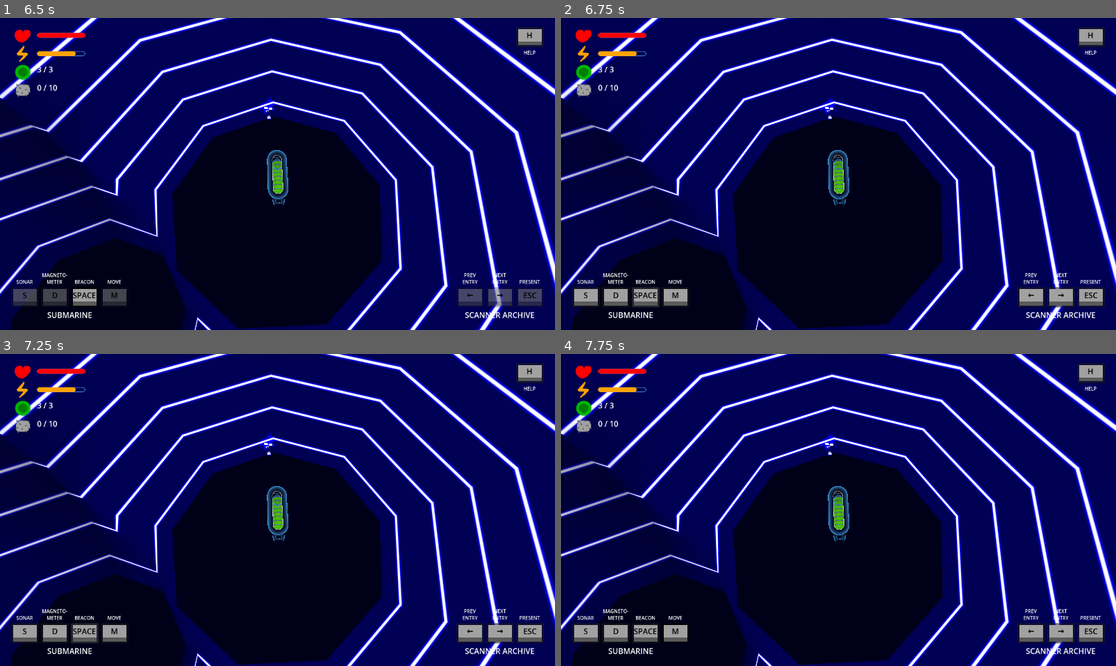
Above: before the commit, frames 1-4 (two rows, left to right).
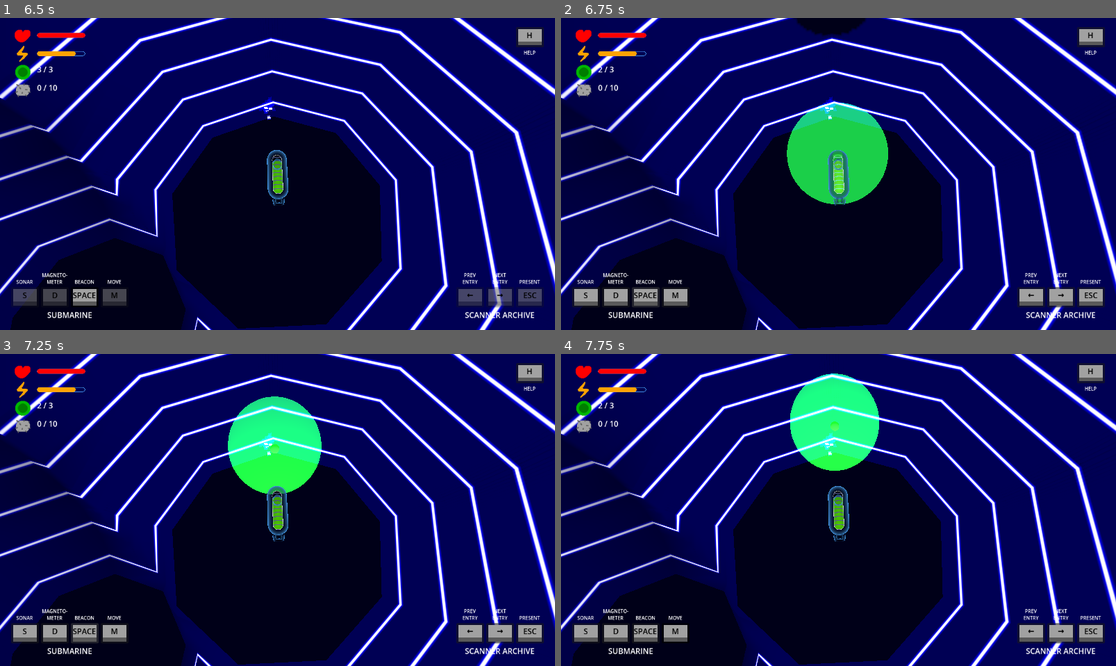
Above: after the commit, the same moments.

Repository: squirrelsoftcompany/LD57
Game: Godot game, scene res://Scenes/test_scene.tscn
The game is run twice, just before and just after one commit, with the same random seed, the same clock (stepped at 60 frames per second) and the same inputs.
Inputs (mouse positions are in pixels of both pictures, inside the frame that each line leads up to):
- Up to frame 1 (6.5 s): click "H" at 0.5 s; click "H" at 1.25 s; click "H" at 2 s; click "S" at 2.75 s; tap Enter at 3.5 s; drag from (61, 71) to (333, 105) at 3.52 s; drag from (61, 89) to (249, 236) at 4.27 s; click "D" at 5 s; click "SPACE" at 5.75 s
- Up to frame 2 (6.75 s): click "SPACE" at 6.5 s
- Up to frame 3 (7.25 s): no input
- Up to frame 4 (7.75 s): click "M" at 7.25 s

Frame 1 is identical in both runs. In frame 2, 5.1% of the frame differs, in the area x 6-59%, y 0-60%; in frame 3, 4.0%; in frame 4, 3.8%.

Commit message:
Fix beacon launch

Diff:
--- a/Scripts/player.gd
+++ b/Scripts/player.gd
@@ -60,7 +60,7 @@
 	_moving_sound.play()
 
 func _process(_delta: float) -> void:
-	if Input.is_action_pressed("mi_launch"):
+	if GlobalEventHolder._asking_beacon:
 		_launch_is_charging = true
 		if _launch_charge_power < launch_max_charge:
 			_launch_charge_power += _delta
